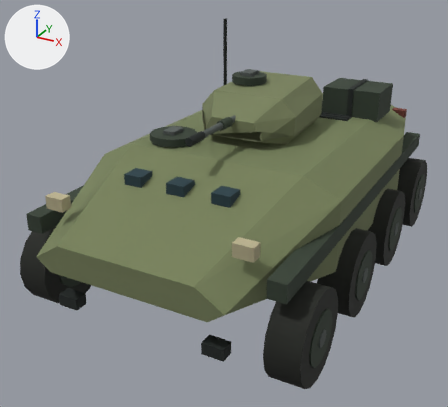
The glTF model public/models/art/russia/apc-lod.glb, before and after one commit.
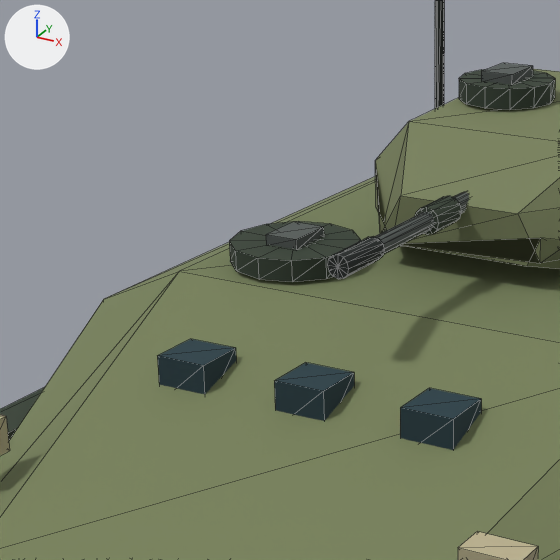
Each version is shown whole from a 50 mm lens placed at (3.01, -6.26, 3.74), pointed at (-0.22, -0.38, 0.8), then close up on the part from 15% to 60% of the width and 11% to 61% of the height. Arrows for +X, +Y and +Z are at upper left; the lights stay in place. The last two pictures show the newer version. The close-ups show mesh edges as thin lines. Where no turn or scale is listed for an object, it has been applied to the vertices. Vertices at exactly the same position are counted once.

Before the edit, the objects in view are built like this:
```python
me_mesh_0 = bpy.data.meshes.new('Mesh_0')
me_mesh_0.from_pydata(...)  # a 12-sided cylinder along y spanning x -0.035..0.035, y -0.95..0.0, z -0.035..0.035; a 12-sided cylinder along y spanning x -0.052..0.052, y -0.451..-0.271, z -0.052..0.052; a 12-sided cylinder along y spanning x -0.044..0.044, y -1.07..-0.83, z -0.044..0.044
me_mesh_0.materials.append(mat_equipment)
me_mesh_1 = bpy.data.meshes.new('Mesh_1')
me_mesh_1.from_pydata(...)  # 58 vertices, 104 faces; spans x -0.575..0.575, y -0.65..0.65, z 0.0..0.652
me_mesh_1.materials.append(mat_equipment)
me_mesh_2 = bpy.data.meshes.new('Mesh_2')
me_mesh_2.from_pydata(...)  # 1016 vertices, 1800 faces; spans x -1.6..1.6, y -2.6..2.64, z 0.0..2.7
me_mesh_2.materials.append(mat_equipment)
ob_equipment = bpy.data.objects.new('equipment', me_mesh_0)
ob_equipment.location = (0.0, -0.4, 1.9)
ob_equipment_001 = bpy.data.objects.new('equipment.001', me_mesh_1)
ob_equipment_001.location = (0.0, 0.05, 1.6)
ob_equipment_002 = bpy.data.objects.new('equipment.002', me_mesh_2)
ob_equipment_002.location = (0.0, 0.0, 0.0)
```
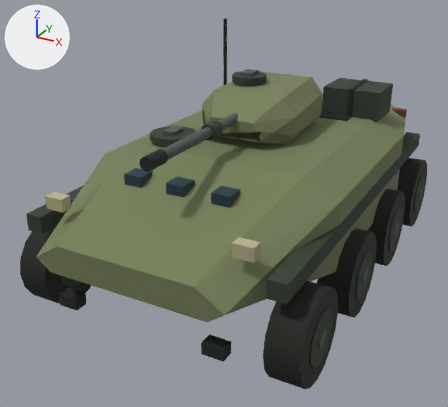
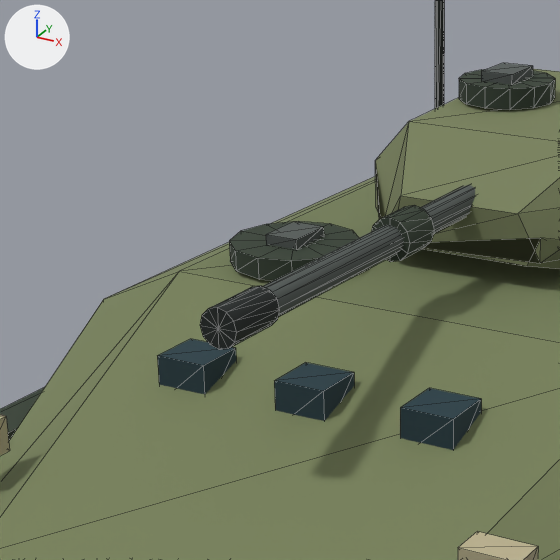
Location of each change, [x1, y1, x2, y2] in pixels of the close-ups (560 x 560 px; the box of a moved part takes in the faces that stretch with it):
'equipment', reshaped (93% wider, 89% taller)
    before: [327, 192, 469, 279]
    after: [200, 185, 475, 350]
part 1 of me_mesh_0, moved or reshaped
    before: [415, 196, 462, 235]
    after: [371, 205, 435, 262]
part 2 of me_mesh_0, moved or reshaped
    before: [327, 236, 385, 279]
    after: [200, 286, 280, 350]
part 3 of me_mesh_0, moved or reshaped
    before: [375, 192, 469, 254]
    after: [263, 185, 475, 316]

What changed in the scene script:
```text
Change me_mesh_0:
    used by ob_equipment; location = (0.0, -0.4, 1.9)
    remove me_mesh_0.from_pydata(...)  # 78 vertices, 144 faces; spans x -0.052..0.052, y -1.07..0.0, z -0.052..0.052
    add me_mesh_0.from_pydata(...)  # 78 vertices, 144 faces; spans x -0.083..0.083, y -1.77..0.0, z -0.083..0.083
    me_mesh_0 part 1: the loose piece of 26 vertices spanning x -0.052..0.052, y -0.451..-0.271, z -0.052..0.052 is scaled about its middle by (1.57, 1, 1.57), then moved by (0.0, -0.266, 0.0)
    me_mesh_0 part 2: the loose piece of 26 vertices spanning x -0.044..0.044, y -1.07..-0.83, z -0.044..0.044 is scaled about its middle by (1.57, 1, 1.57), then moved by (0.0, -0.7, 0.0)
    me_mesh_0 part 3: 25 of 78 vertices moved; they spanned x -0.035..0.035, y -0.95..0.0, z -0.035..0.035 and now span x -0.055..0.055, y -1.65..0.0, z -0.055..0.055; mean shift (0.0, -0.364, 0.0); largest move (0.018, -0.95, -0.03) -> (0.027, -1.65, -0.048)
```
